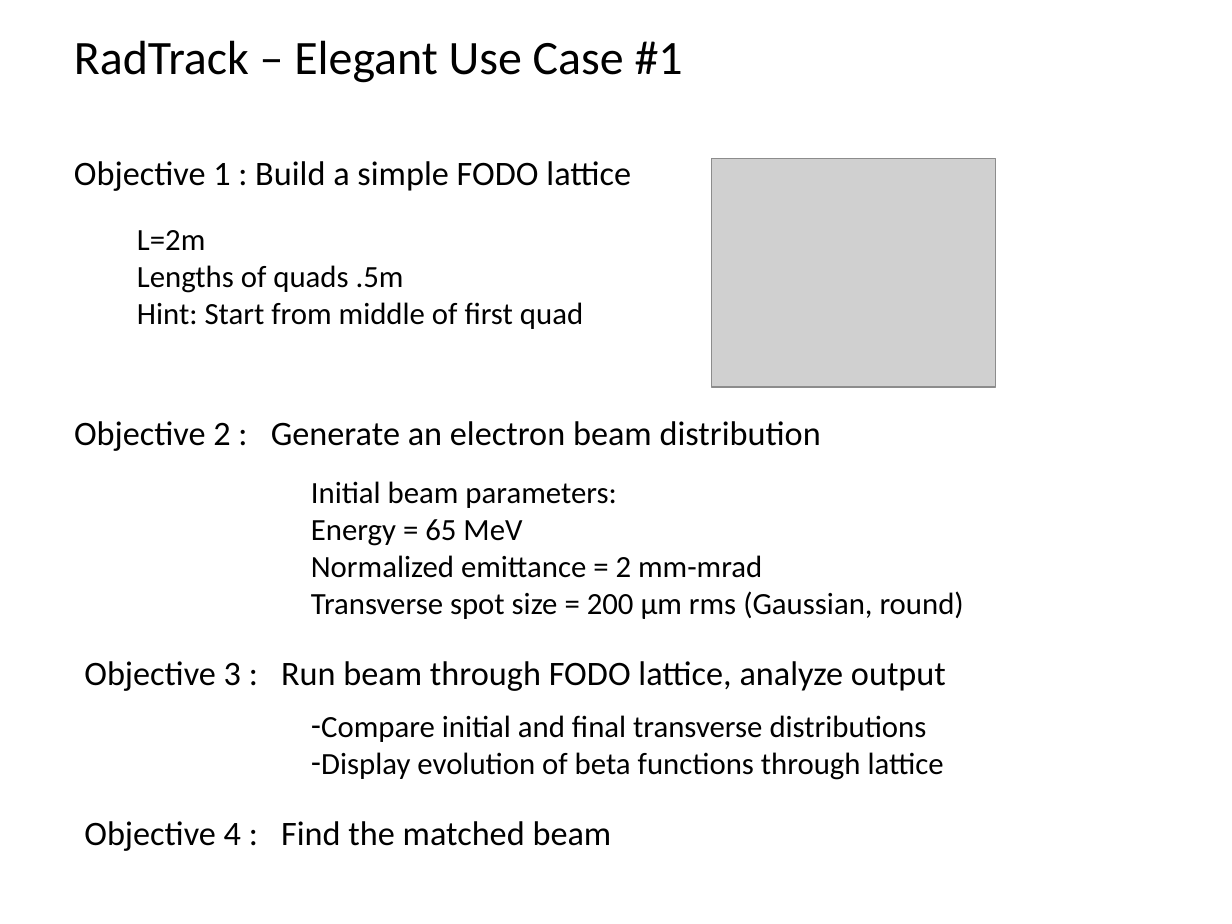
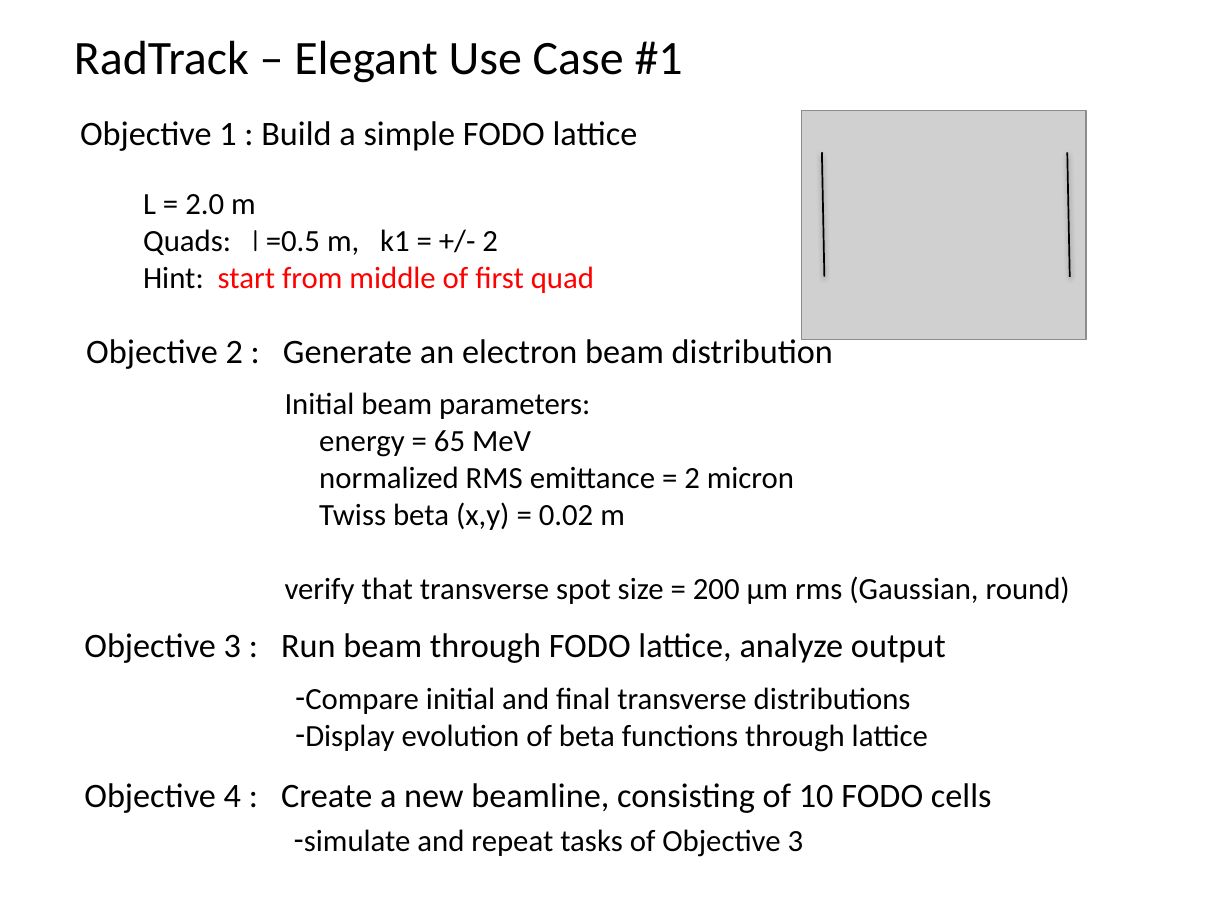
Before and after one commit to aerosadegh/radtrack, a slide deck: slide 1 of use_cases/elegant/simple_fodo/simple_fodo.pptx. Drawn at 1232x924 pixels with LibreOffice and Linux fonts; fonts in the diff are those of the drawing; grey boxes stand for pictures. Boxes give left, top, right and bottom in pixels: in the first picture for what was removed or moved away, otherwise in the second. Text is boxed around its words. In the diff, an @@ line names an element or a change of style, - is before the commit and + after.

Commit message:
modified use case description to make it easier

```diff
--- a/use_cases/elegant/simple_fodo/simple_fodo.pptx
+++ b/use_cases/elegant/simple_fodo/simple_fodo.pptx
@@ text "Objective 1 : Build a ...": place and size @@
-text "Objective 1 : Build a ..." at bbox=[74, 161, 631, 191]
+text "Objective 1 : Build a ..." at bbox=[80, 121, 638, 151]
@@ picture: place and size @@
-picture at bbox=[712, 158, 997, 387]
+picture at bbox=[802, 111, 1087, 340]
@@ line added from (822, 153) to (824, 277), #000000 1 pt @@
@@ line added from (1067, 153) to (1069, 277), #000000 1 pt @@
@@ text at bbox=[143, 194, 594, 293]: text changed @@
-L=2m
-Lengths of quads .5m
-Hint: Start from middle of first quad
+L = 2.0 m
+Quads: l =0.5 m, k1 = +/- 2
+Hint: start from middle of first quad
@@ text "Objective 2 : Generate an ..." rewrapped from bbox=[74, 421, 821, 451] to bbox=[86, 334, 833, 369] @@
@@ text "Initial beam parameters:": place and size @@
-text "Initial beam parameters:" at bbox=[311, 481, 964, 619]
+text "Initial beam parameters:" at bbox=[285, 392, 1070, 604]
@@ text at bbox=[285, 430, 1070, 604]: text changed @@
-Energy = 65 MeV
-Normalized emittance = 2 mm-mrad
-Transverse spot size = 200 µm rms (Gaussian, round)
+energy = 65 MeV
+normalized RMS emittance = 2 micron
+Twiss beta (x,y) = 0.02 m
+verify that transverse spot size = 200 µm rms (Gaussian, round)
@@ text "Objective 3 : Run beam ...": place and size @@
-text "Objective 3 : Run beam ..." at bbox=[84, 661, 946, 691]
+text "Objective 3 : Run beam ..." at bbox=[84, 633, 946, 663]
@@ text "Compare initial and final transverse ...": place and size @@
-text "Compare initial and final transverse ..." at bbox=[321, 715, 944, 780]
+text "Compare initial and final transverse ..." at bbox=[305, 687, 928, 752]
@@ text at bbox=[84, 783, 992, 813]: text changed @@
-Objective 4 : Find the matched beam
+Objective 4 : Create a new beamline, consisting of 10 FODO cells
@@ text added at bbox=[304, 829, 804, 857], 18 pt, text #000000 @@
+– simulate and repeat tasks of Objective 3
```
